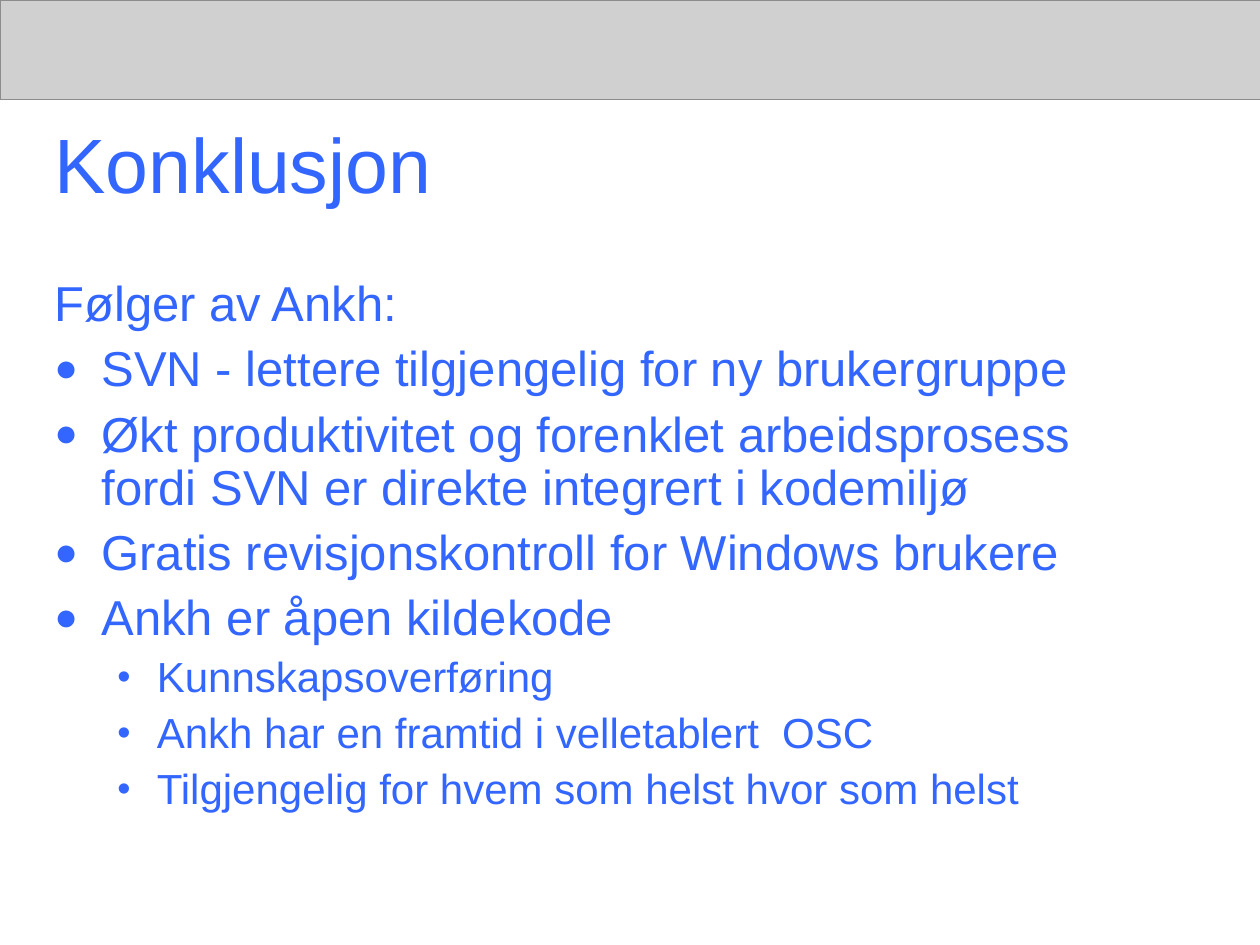
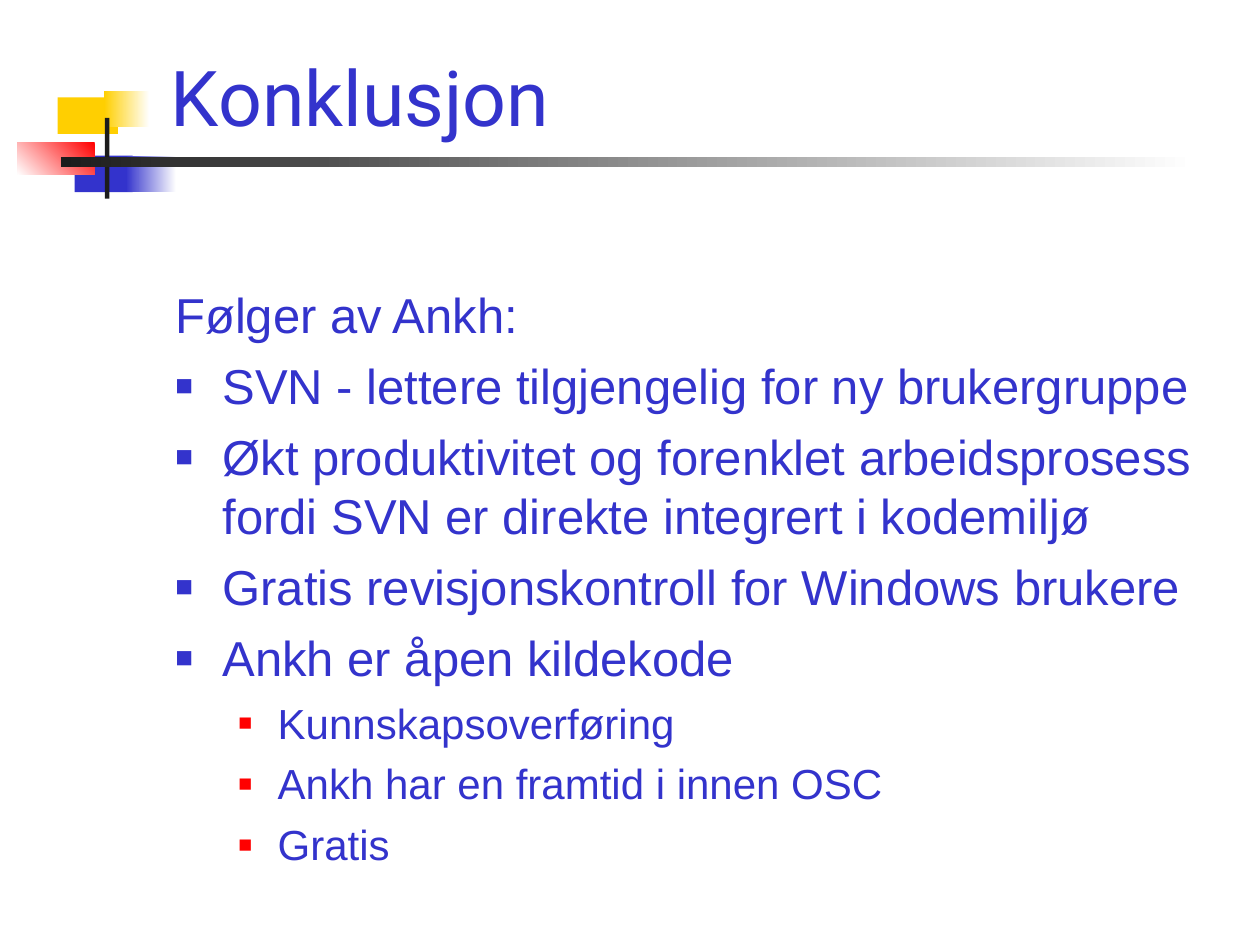
Before and after one commit to AnkhSVN/AnkhSVN, a slide deck: slide 22 of doc/powerpoint/Subversion_addin_for_VS.NET.ppt. Drawn at 1260x945 pixels with LibreOffice and Linux fonts; fonts in the diff are those of the drawing; grey boxes stand for pictures. Boxes give left, top, right and bottom in pixels: in the first picture for what was removed or moved away, otherwise in the second. Text is boxed around its words. In the diff, an @@ line names an element or a change of style, - is before the commit and + after.

Commit message:
* Changed the layout back to a template.   Change the template if you want to make changes such as font, colour, bg image. * Added image of the work schedule. * Removed the banner. * Changed some text, and fixed typos.

```diff
--- a/doc/powerpoint/Subversion_addin_for_VS.NET.ppt
+++ b/doc/powerpoint/Subversion_addin_for_VS.NET.ppt
@@ picture removed at [0,0,1260,100] @@
@@ title "Konklusjon": place and size @@
-title "Konklusjon" at [55,137,431,208]
+title "Konklusjon" at [171,68,549,143]
@@ title "Konklusjon" at [171,68,549,143]: font Arial to Roboto, text colour #3366FF to #3333CC; vertical alignment middle to bottom @@
@@ rectangle added at [58,97,118,134], fill #FFCF01 @@
@@ rectangle added at [105,91,150,127], fill gradient #FFFFFF to #FFCF01 @@
@@ rectangle added at [105,118,108,199], fill #1C1C1C @@
@@ rectangle added at [18,142,94,175], fill gradient #FF0000 to #FFFFFF @@
@@ rectangle added at [60,158,1194,168], fill gradient #FFFFFF to #1C1C1C @@
@@ rectangle added at [74,155,132,192], fill #3333CC @@
@@ rectangle added at [126,155,176,192], fill gradient #FFFFFF to #3333CC @@
@@ text "Følger av Ankh:": place and size @@
-text "Følger av Ankh:" at [54,285,1070,813]
+text "Følger av Ankh:" at [175,297,1191,861]
@@ text at [175,297,1191,747]: text colour #3366FF to #3333CC in "Følger av Ankh:", "SVN - lettere tilgjengelig for ny brukergruppe", "Økt produktivitet og forenklet arbeidsprosess fordi SVN ...", "Gratis revisjonskontroll for Windows brukere" and 2 more places; line spacing 0.9 to 1; bullet ● to ■; bullet colour #3366FF to #3333CC; bullet • to ■; bullet colour #3366FF to #FF0000 @@
@@ text at [278,768,882,861]: text changed; text colour #3366FF to #3333CC @@
-  • Ankh har en framtid i velletablert OSC
-  • Tilgjengelig for hvem som helst hvor som helst
+  ■ Ankh har en framtid i innen OSC
+  ■ Gratis
```
Also in this commit, not shown: 20 other slides changed, 1 slide added, 1 slide removed.
